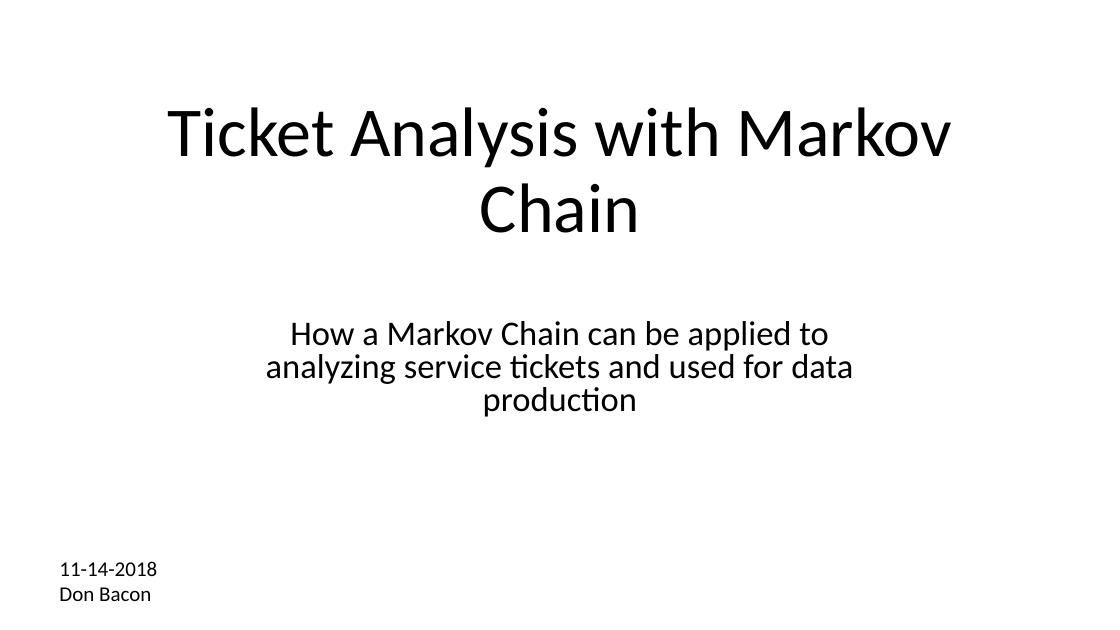
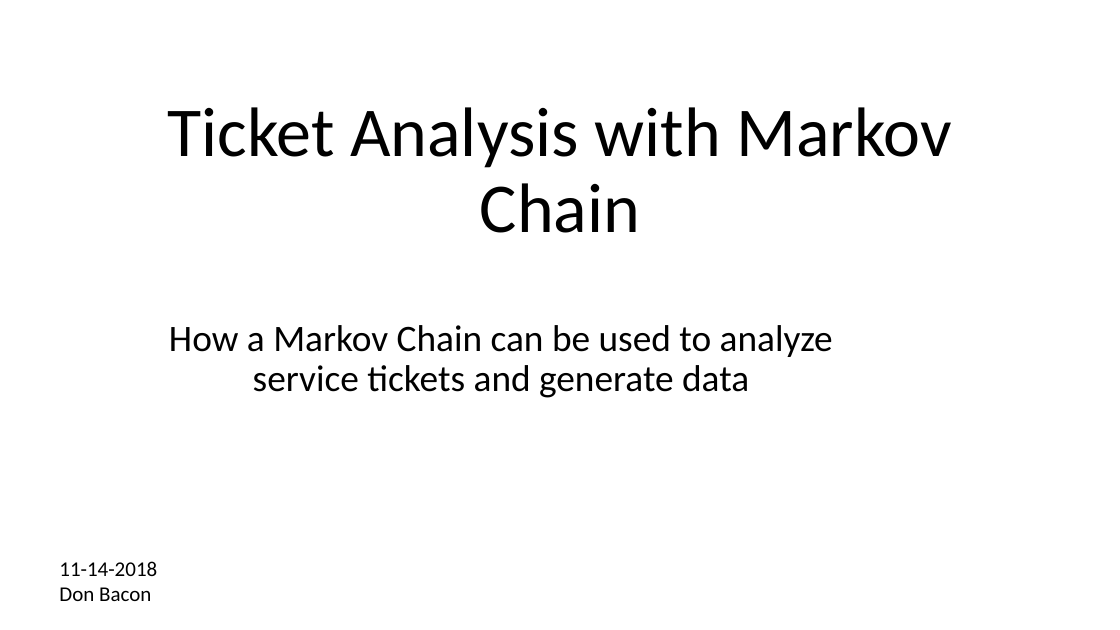
Before and after one commit to dwbzen/commonlib, a slide deck: slide 1 of doc/Markov Chain Lunch and Learn.pptx. Drawn at 1120x630 pixels with LibreOffice and Linux fonts; fonts in the diff are those of the drawing; background and template pictures are left out. Boxes give left, top, right and bottom in pixels: in the first picture for what was removed or moved away, otherwise in the second. Text is boxed around its words. In the diff, an @@ line names an element or a change of style, - is before the commit and + after.

```diff
--- a/doc/Markov Chain Lunch and Learn.pptx
+++ b/doc/Markov Chain Lunch and Learn.pptx
@@ subtitle at [169, 325, 833, 398]: text changed; size 29.6 to 32 pt @@
-How a Markov Chain can be applied to analyzing service tickets and used for data production
+How a Markov Chain can be used to analyze service tickets and generate data
```
Also in this commit, not shown: 9 other slides changed, 3 slides added.
